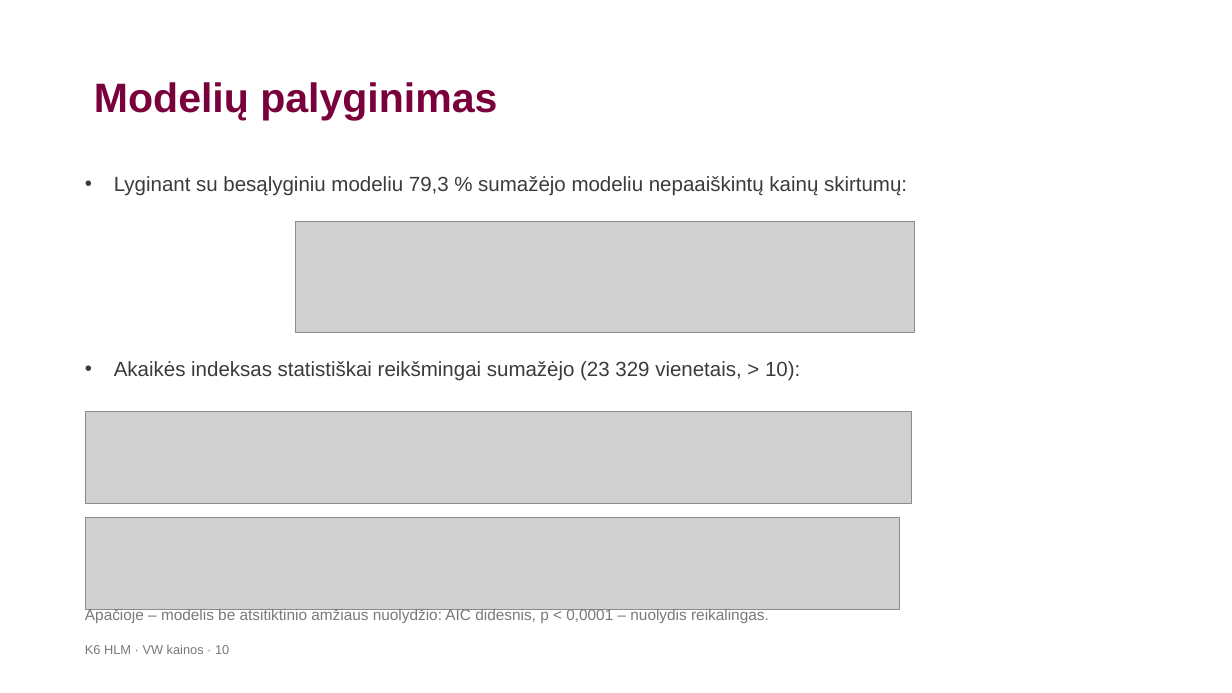
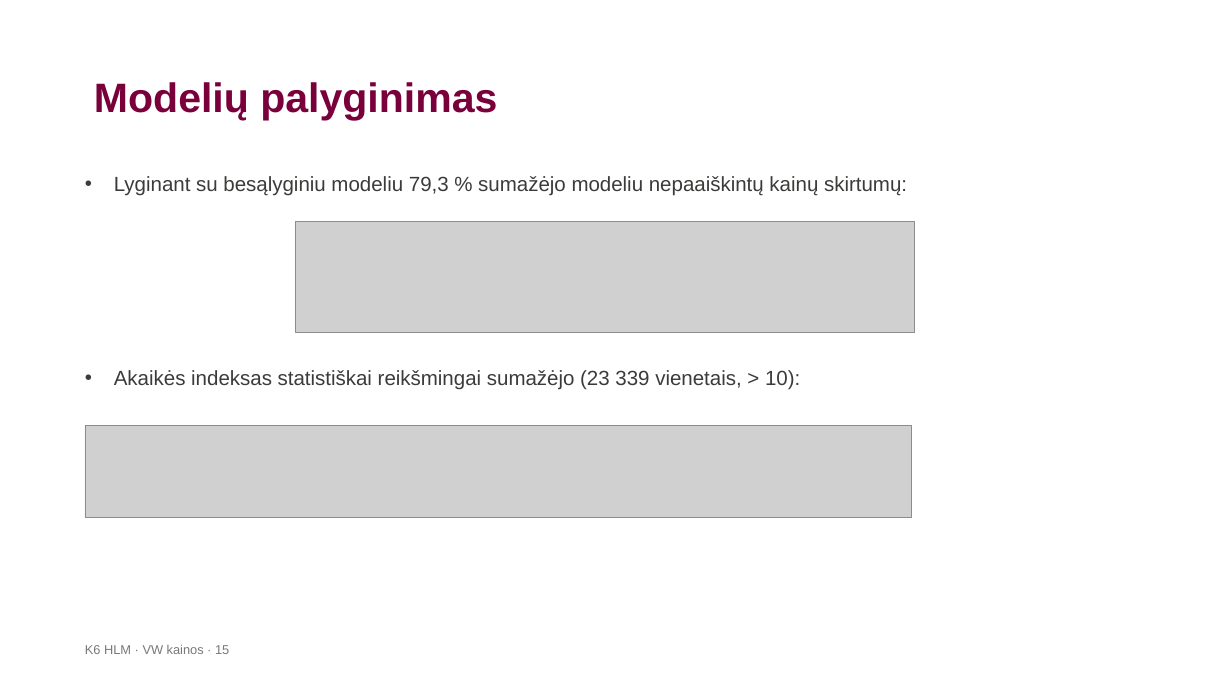
Before and after one commit to LidijaPu/K6, a slide deck: slide 15 of K6_HLM_VW_pristatymas.pptx (slide 10 before the commit). Drawn at 1232x693 pixels with LibreOffice and Linux fonts; fonts in the diff are those of the drawing; grey boxes stand for pictures; background and template pictures are left out. Boxes give left, top, right and bottom in pixels: in the first picture for what was removed or moved away, otherwise in the second. Text is boxed around its words. In the diff, an @@ line names an element or a change of style, - is before the commit and + after.

```diff
--- a/K6_HLM_VW_pristatymas.pptx
+++ b/K6_HLM_VW_pristatymas.pptx
@@ text at <box>114,370,800,390</box>: text changed @@
-• Akaikės indeksas statistiškai reikšmingai sumažėjo (23 329 vienetais, > 10):
+• Akaikės indeksas statistiškai reikšmingai sumažėjo (23 339 vienetais, > 10):
@@ picture: place and size @@
-picture at <box>85,411,911,504</box>
+picture at <box>85,425,911,518</box>
@@ picture removed at <box>85,518,900,610</box> @@
@@ text removed at <box>85,608,769,623</box> @@
-Apačioje – modelis be atsitiktinio amžiaus nuolydžio: AIC didesnis, p < 0,0001 – nuolydis reikalingas.
@@ text at <box>85,644,229,654</box>: text changed @@
-K6 HLM · VW kainos · 10
+K6 HLM · VW kainos · 15
```
Also in this commit, not shown: 8 other slides changed, 1 slide added, 3 other files.
